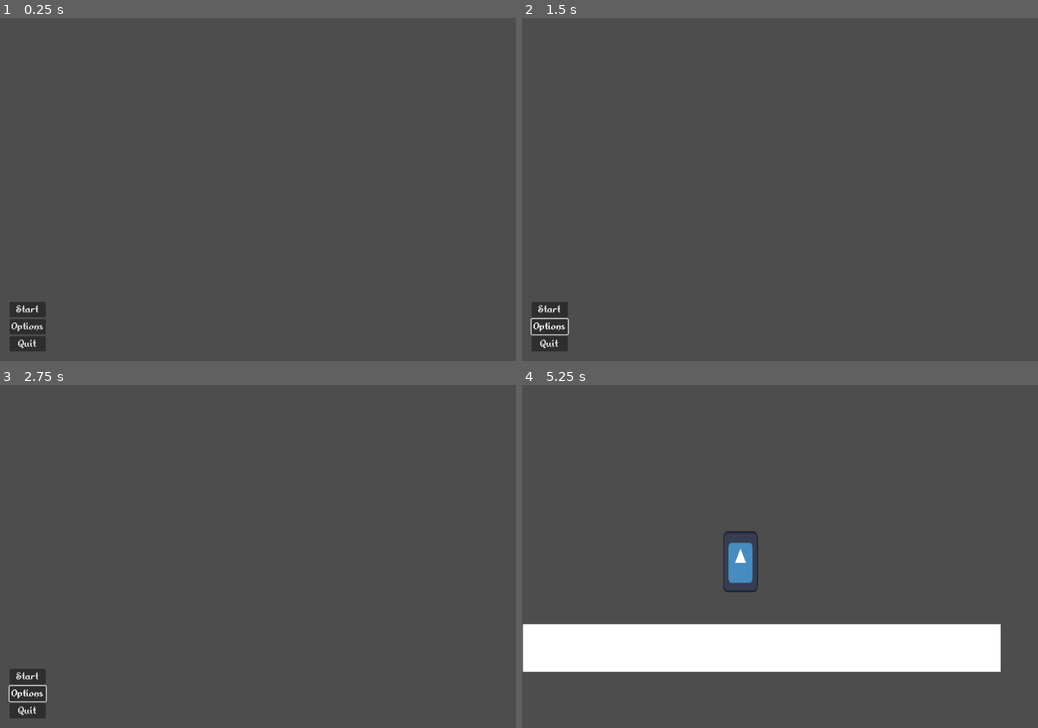
Above: before the commit, frames 1-4 (two rows, left to right).
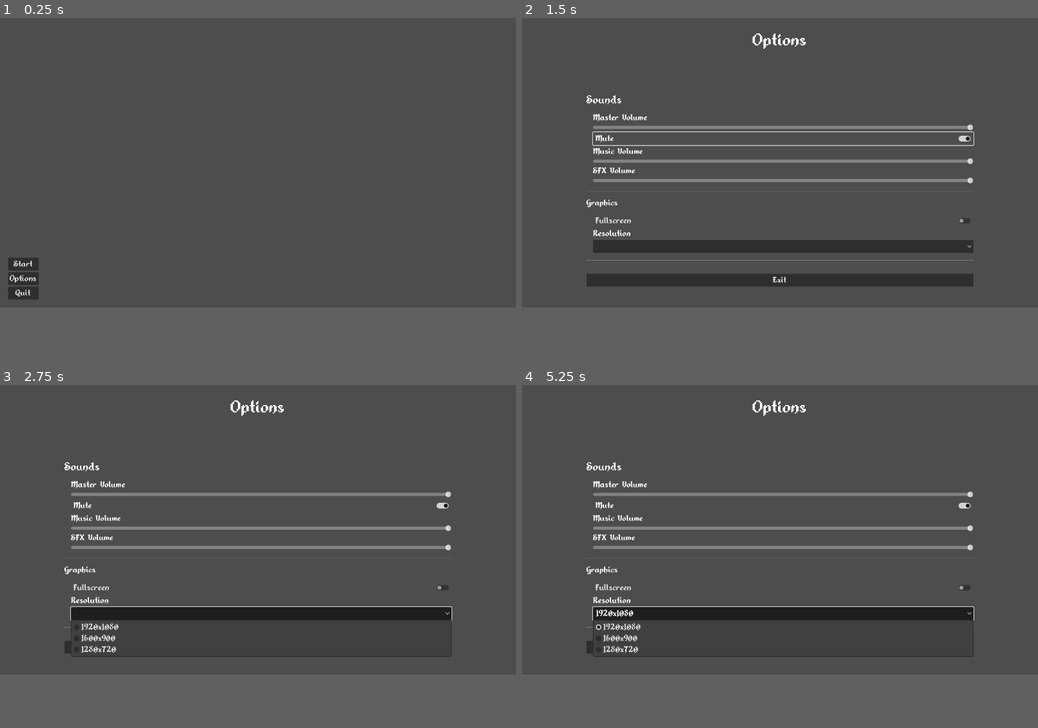
Above: after the commit, the same moments.

Repository: NicolasMelet/The-mage-king-tries-to-climb-the-tower-of-doom
Game: Godot game, scene res://scenes/menu.tscn
The game is run twice, just before and just after one commit, with the same random seed, the same clock (stepped at 60 frames per second) and the same inputs. The engine's default icon, where the game draws it, is replaced by a stand-in: a white triangle on a blue panel in a dark square.
Inputs (mouse positions are in pixels of both pictures, inside the frame that each line leads up to):
- Up to frame 1 (0.25 s): no input
- Up to frame 2 (1.5 s): click "Options" at 0.5 s; click (785, 162) at 1.25 s, where only the run after the commit has a clickable "Mute"
- Up to frame 3 (2.75 s): click (263, 655) at 2.02 s
- Up to frame 4 (5.25 s): click (547, 676) at 2.75 s, where only the run before the commit has a clickable "Start"; tap Enter (ui_accept) at 3.5, 3.77, 5 s; hold Right (ui_right) 3.53-4.25 s; click (785, 655) at 4.25 s, where only the run after the commit has a clickable "1920x1080"; hold Right (ui_right) from 5.03 s (still down)
In our replay, the window is 800x533 before the commit and 800x450 after it. These sizes can differ from the game's own. Grey fills any space a smaller window leaves; there, only what the larger window draws over its background counts as a difference.

The runs differ from the first frame. In frame 1, 1.5% of the frame differs, in the area x 1-9%, y 69-98%; in frame 2, 10%; in frame 3, 7.5%; in frame 4, 20%, in the area x 0-93%, y 4-84%.

Commit message:
feat: option menu

Diff:
--- /dev/null
+++ b/nouveau-projet-de-jeu/default_bus_layout.tres
@@ -0,0 +1,15 @@
+[gd_resource type="AudioBusLayout" format=3 uid="uid://bvv3826fi2r2r"]
+
+[resource]
+bus/1/name = &"Music"
+bus/1/solo = false
+bus/1/mute = false
+bus/1/bypass_fx = false
+bus/1/volume_db = 0.0
+bus/1/send = &"Master"
+bus/2/name = &"Sfx"
+bus/2/solo = false
+bus/2/mute = false
+bus/2/bypass_fx = false
+bus/2/volume_db = 0.0
+bus/2/send = &"Master"
--- a/nouveau-projet-de-jeu/project.godot
+++ b/nouveau-projet-de-jeu/project.godot
@@ -17,7 +17,7 @@
 
 [display]
 
-window/size/viewport_width=1080
+window/size/viewport_width=1280
 window/size/viewport_height=720
 window/size/mode=3
 window/size/resizable=false
--- /dev/null
+++ b/nouveau-projet-de-jeu/scenes/option_menu.tscn
@@ -0,0 +1,154 @@
+[gd_scene load_steps=4 format=3 uid="uid://dtn4mmkk1xa5w"]
+
+[ext_resource type="Script" path="res://scripts/option_menu.gd" id="1_omcbg"]
+[ext_resource type="Theme" uid="uid://dmwmdqaxdcbhr" path="res://themes/default_theme.tres" id="2_3qihm"]
+[ext_resource type="AudioStream" uid="uid://cnidd1e062d4q" path="res://scenes/monk.mp3" id="3_4mqvd"]
+
+[node name="option_menu" type="Control"]
+layout_mode = 3
+anchors_preset = 15
+anchor_right = 1.0
+anchor_bottom = 1.0
+grow_horizontal = 2
+grow_vertical = 2
+script = ExtResource("1_omcbg")
+
+[node name="MarginContainer" type="MarginContainer" parent="."]
+layout_mode = 1
+anchors_preset = 15
+anchor_right = 1.0
+anchor_bottom = 1.0
+grow_horizontal = 2
+grow_vertical = 2
+theme_override_constants/margin_left = 160
+theme_override_constants/margin_top = 32
+theme_override_constants/margin_right = 160
+theme_override_constants/margin_bottom = 32
+
+[node name="VBoxContainer" type="VBoxContainer" parent="MarginContainer"]
+layout_mode = 2
+size_flags_vertical = 0
+theme = ExtResource("2_3qihm")
+theme_override_constants/separation = 108
+alignment = 1
+
+[node name="Label" type="Label" parent="MarginContainer/VBoxContainer"]
+layout_mode = 2
+theme_override_constants/outline_size = 0
+theme_override_font_sizes/font_size = 48
+text = "Options"
+horizontal_alignment = 1
+vertical_alignment = 1
+structured_text_bidi_override_options = [null]
+
+[node name="VBoxContainer" type="VBoxContainer" parent="MarginContainer/VBoxContainer"]
+layout_mode = 2
+theme_override_constants/separation = 16
+
+[node name="Sounds" type="Label" parent="MarginContainer/VBoxContainer/VBoxContainer"]
+layout_mode = 2
+theme_override_font_sizes/font_size = 32
+text = "Sounds"
+
+[node name="MarginContainer" type="MarginContainer" parent="MarginContainer/VBoxContainer/VBoxContainer"]
+layout_mode = 2
+theme_override_constants/margin_left = 16
+
+[node name="VBoxContainer" type="VBoxContainer" parent="MarginContainer/VBoxContainer/VBoxContainer/MarginContainer"]
+layout_mode = 2
+
+[node name="Volume_label" type="Label" parent="MarginContainer/VBoxContainer/VBoxContainer/MarginContainer/VBoxContainer"]
+layout_mode = 2
+text = "Master Volume"
+
+[node name="Volume_master" type="HSlider" parent="MarginContainer/VBoxContainer/VBoxContainer/MarginContainer/VBoxContainer"]
+layout_mode = 2
+max_value = 1.0
+step = 0.05
+value = 1.0
+
+[node name="Mute" type="CheckButton" parent="MarginContainer/VBoxContainer/VBoxContainer/MarginContainer/VBoxContainer"]
+layout_mode = 2
+text = "Mute"
+
+[node name="label_music" type="Label" parent="MarginContainer/VBoxContainer/VBoxContainer/MarginContainer/VBoxContainer"]
+layout_mode = 2
+text = "Music Volume"
+
+[node name="Volume_music" type="HSlider" parent="MarginContainer/VBoxContainer/VBoxContainer/MarginContainer/VBoxContainer"]
+layout_mode = 2
+max_value = 1.0
+step = 0.05
+value = 1.0
+
+[node name="label_sfx" type="Label" parent="MarginContainer/VBoxContainer/VBoxContainer/MarginContainer/VBoxContainer"]
+layout_mode = 2
+text = "SFX Volume"
+
+[node name="Volume_sfx" type="HSlider" parent="MarginContainer/VBoxContainer/VBoxContainer/MarginContainer/VBoxContainer"]
+layout_mode = 2
+max_value = 1.0
+step = 0.05
+value = 1.0
+
+[node name="HSeparator" type="HSeparator" parent="MarginContainer/VBoxContainer/VBoxContainer"]
+layout_mode = 2
+
+[node name="Label2" type="Label" parent="MarginContainer/VBoxContainer/VBoxContainer"]
+layout_mode = 2
+text = "Graphics"
+
+[node name="MarginContainer2" type="MarginContainer" parent="MarginContainer/VBoxContainer/VBoxContainer"]
+layout_mode = 2
+theme_override_constants/margin_left = 16
+
+[node name="VBoxContainer" type="VBoxContainer" parent="MarginContainer/VBoxContainer/VBoxContainer/MarginContainer2"]
+layout_mode = 2
+
+[node name="FullScreen" type="CheckButton" parent="MarginContainer/VBoxContainer/VBoxContainer/MarginContainer2/VBoxContainer"]
+layout_mode = 2
+button_pressed = true
+text = "Fullscreen
+"
+
+[node name="Resolutions2" type="Label" parent="MarginContainer/VBoxContainer/VBoxContainer/MarginContainer2/VBoxContainer"]
+layout_mode = 2
+text = "Resolution"
+
+[node name="Resolutions" type="OptionButton" parent="MarginContainer/VBoxContainer/VBoxContainer/MarginContainer2/VBoxContainer"]
+layout_mode = 2
+disabled = true
+item_count = 3
+popup/item_0/text = "1920x1080"
+popup/item_1/text = "1600x900"
+popup/item_1/id = 2
+popup/item_2/text = "1280x720"
+popup/item_2/id = 1
+
+[node name="HSeparator2" type="HSeparator" parent="MarginContainer/VBoxContainer/VBoxContainer"]
+layout_mode = 2
+
+[node name="MarginContainer3" type="MarginContainer" parent="MarginContainer/VBoxContainer/VBoxContainer"]
+layout_mode = 2
+theme_override_constants/margin_top = 16
+
+[node name="Exit" type="Button" parent="MarginContainer/VBoxContainer/VBoxContainer/MarginContainer3"]
+layout_mode = 2
+size_flags_vertical = 8
+text = "Exit
+"
+
+[node name="AudioStreamPlayer2D" type="AudioStreamPlayer2D" parent="."]
+position = Vector2(160, 220)
+stream = ExtResource("3_4mqvd")
+autoplay = true
+bus = &"Music"
+parameters/looping = false
+
+[connection signal="value_changed" from="MarginContainer/VBoxContainer/VBoxContainer/MarginContainer/VBoxContainer/Volume_master" to="." method="_on_volume_master_value_changed"]
+[connection signal="toggled" from="MarginContainer/VBoxContainer/VBoxContainer/MarginContainer/VBoxContainer/Mute" to="." method="_on_mute_toggled"]
+[connection signal="value_changed" from="MarginContainer/VBoxContainer/VBoxContainer/MarginContainer/VBoxContainer/Volume_music" to="." method="_on_volume_music_value_changed"]
+[connection signal="value_changed" from="MarginContainer/VBoxContainer/VBoxContainer/MarginContainer/VBoxContainer/Volume_sfx" to="." method="_on_volume_sfx_value_changed"]
+[connection signal="toggled" from="MarginContainer/VBoxContainer/VBoxContainer/MarginContainer2/VBoxContainer/FullScreen" to="." method="_on_full_screen_toggled"]
+[connection signal="item_selected" from="MarginContainer/VBoxContainer/VBoxContainer/MarginContainer2/VBoxContainer/Resolutions" to="." method="_on_resolutions_item_selected"]
+[connection signal="pressed" from="MarginContainer/VBoxContainer/VBoxContainer/MarginContainer3/Exit" to="." method="_on_exit_pressed"]
--- a/nouveau-projet-de-jeu/scripts/menu.gd
+++ b/nouveau-projet-de-jeu/scripts/menu.gd
@@ -1,6 +1,4 @@
 extends Control
-
-
 
 func _on_quit_pressed() -> void:
 	get_tree().quit();
@@ -11,4 +9,4 @@
 
 
 func _on_options_pressed() -> void:
-	pass
+	get_tree().change_scene_to_file("res://scenes/option_menu.tscn");
--- /dev/null
+++ b/nouveau-projet-de-jeu/scripts/option_menu.gd
@@ -0,0 +1,58 @@
+extends Control
+
+@onready var master_vol = $MarginContainer/VBoxContainer/VBoxContainer/MarginContainer/VBoxContainer/Volume_master as HSlider
+@onready var music_vol = $MarginContainer/VBoxContainer/VBoxContainer/MarginContainer/VBoxContainer/Volume_music as HSlider
+@onready var sfx_vol = $MarginContainer/VBoxContainer/VBoxContainer/MarginContainer/VBoxContainer/Volume_sfx as HSlider
+
+@onready var resolutions =  $MarginContainer/VBoxContainer/VBoxContainer/MarginContainer2/VBoxContainer/Resolutions as OptionButton
+@onready var fullscreen =  $MarginContainer/VBoxContainer/VBoxContainer/MarginContainer2/VBoxContainer/FullScreen as CheckButton
+@onready var isFullscreen : bool = DisplayServer.window_get_mode() == DisplayServer.WINDOW_MODE_FULLSCREEN
+
+func handle_resolution() -> void:
+	master_vol.value = db_to_linear(AudioServer.get_bus_volume_db(0))
+	music_vol.value = db_to_linear(AudioServer.get_bus_volume_db(1))
+	sfx_vol.value = db_to_linear(AudioServer.get_bus_volume_db(2))
+	if isFullscreen:
+		resolutions.select(-1)
+	else:
+		fullscreen.button_pressed = false
+		resolutions.disabled = false
+		match DisplayServer.window_get_size():
+			Vector2i(1920,1080):
+				resolutions.select(0)
+			Vector2i(1600,900):
+				resolutions.select(1)
+			Vector2i(1280,720):
+				resolutions.select(2)
+
+func _ready() -> void:
+	handle_resolution()
+
+func _on_exit_pressed() -> void:
+	get_tree().change_scene_to_file("res://scenes/menu.tscn");
+
+func _on_resolutions_item_selected(index: int) -> void:
+	match index:
+		0:
+			DisplayServer.window_set_size(Vector2i(1920,1080))
+		1:
+			DisplayServer.window_set_size(Vector2i(1600,900))
+		2:
+			DisplayServer.window_set_size(Vector2i(1280,720))
+
+func _on_full_screen_toggled(toggled_on: bool) -> void:
+	resolutions.disabled = toggled_on
+	handle_resolution()
+	DisplayServer.window_set_mode(DisplayServer.WINDOW_MODE_FULLSCREEN if toggled_on else DisplayServer.WINDOW_MODE_WINDOWED)
+
+func _on_mute_toggled(toggled_on: bool) -> void:
+	AudioServer.set_bus_mute(0, toggled_on)
+
+func _on_volume_master_value_changed(value: float) -> void:
+	AudioServer.set_bus_volume_db(0,linear_to_db(value))
+
+func _on_volume_music_value_changed(value: float) -> void:
+	AudioServer.set_bus_volume_db(1,linear_to_db(value))
+
+func _on_volume_sfx_value_changed(value: float) -> void:
+	AudioServer.set_bus_volume_db(2,linear_to_db(value))
Not shown, added: nouveau-projet-de-jeu/scenes/monk.mp3.import
Not shown, added: nouveau-projet-de-jeu/scenes/monk.mp3
